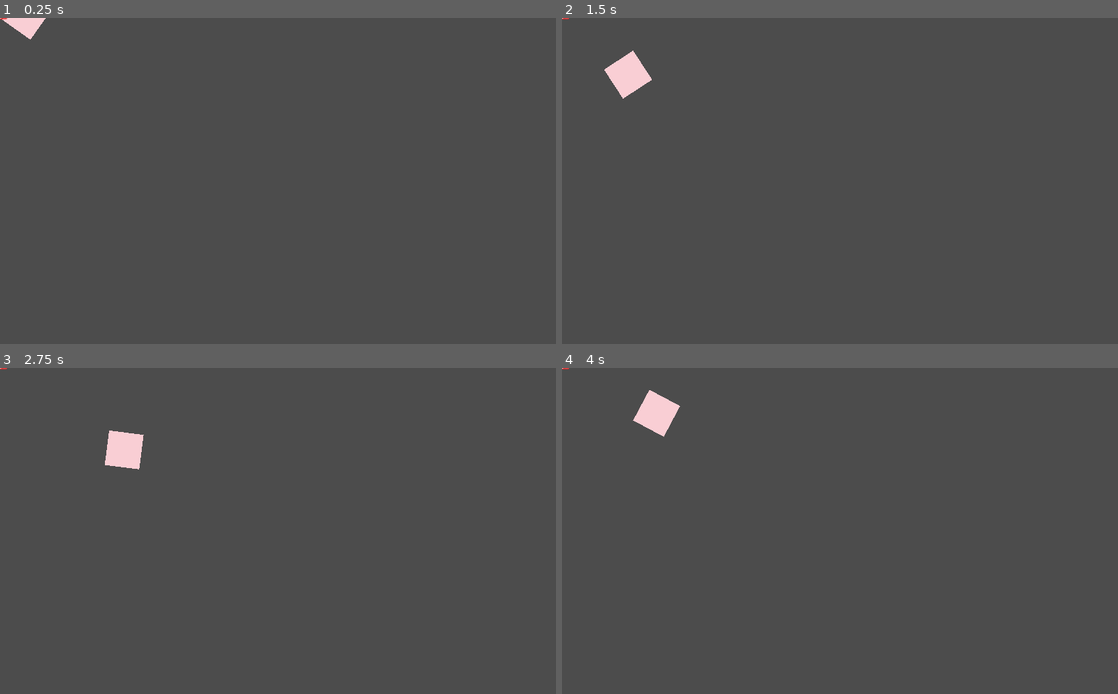
Above: before the commit, frames 1-4 (two rows, left to right).
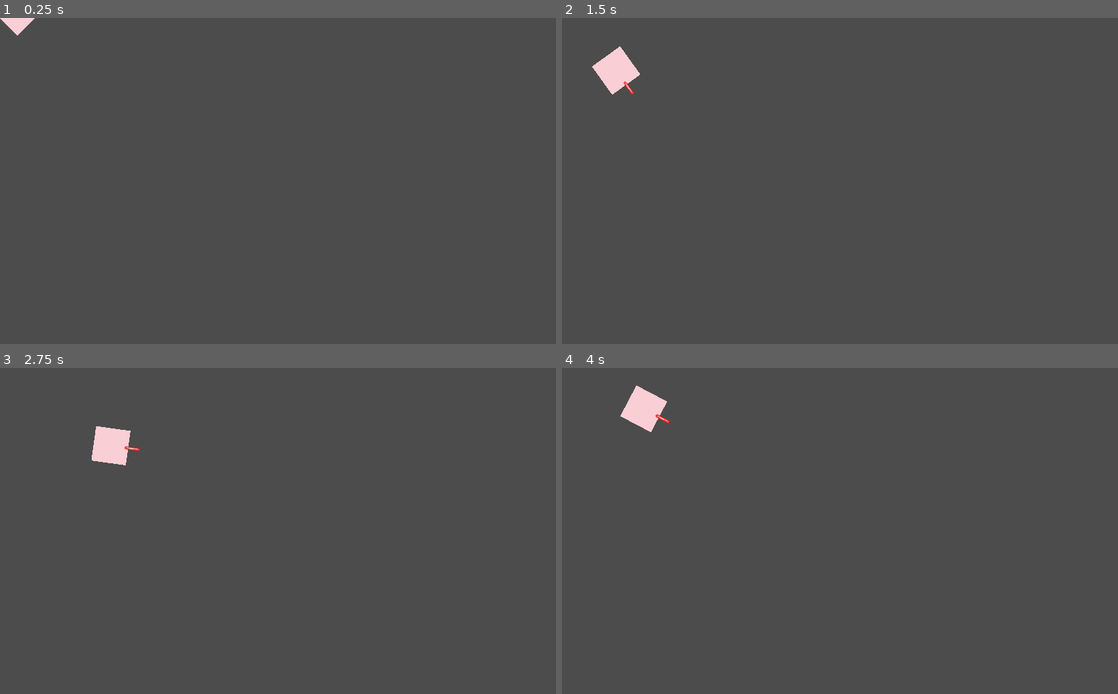
Above: after the commit, the same moments.

Repository: wsuv1/Internal
Game: Godot game, scene res://Scenes/Main.tscn
Same seed, same stepped clock (60 frames per second), same inputs: the game is played once before the commit and once after it. The project has no main scene, so this scene is started directly.
Inputs (mouse positions are in pixels of both pictures, inside the frame that each line leads up to):
- Up to frame 1 (0.25 s): no input
- Up to frame 2 (1.5 s): tap Enter at 0.5 s; move the mouse to (962, 164) at 0.52 s; hold Right (ui_right) 0.53-1.28 s; click (962, 164) at 0.6 s; move the mouse to (728, 197) at 1.27 s; hold Down (ui_down) from 1.28 s (still down); click (728, 197) at 1.35 s
- Up to frame 3 (2.75 s): move the mouse to (333, 459) at 2.02 s; release Down (ui_down) at 2.03 s; hold Right (ui_right) from 2.03 s (still down); click (333, 459) at 2.1 s
- Up to frame 4 (4 s): move the mouse to (812, 596) at 2.77 s; release Right (ui_right) at 2.78 s; hold Up (ui_up) 2.78-3.53 s; click (812, 596) at 2.85 s; move the mouse to (1006, 579) at 3.52 s; hold Left (ui_left) from 3.53 s (still down); click (1006, 579) at 3.6 s

The runs differ from the first frame. In frame 1, 0.2% of the frame differs, in the area x 0-9%, y 0-7%; in frame 2, 0.6%, in the area x 0-17%, y 0-25%; in frame 3, 0.6%; in frame 4, 0.6%.
Error after the commit: Invalid get index 'normalized' (on base: 'Vector2'). Did you mean '.normalized()' or funcref(obj, "normalized") ? (res://Scripts/Player.gd:43)

Commit message:
Bullet Setup

Diff:
--- a/DT2/Scenes/Bullet.tscn
+++ b/DT2/Scenes/Bullet.tscn
@@ -1,11 +1,13 @@
-[gd_scene load_steps=3 format=2]
+[gd_scene load_steps=4 format=2]
 
 [ext_resource path="res://Textures/BulletTemp.png" type="Texture" id=1]
+[ext_resource path="res://Scripts/Bullet.gd" type="Script" id=2]
 
 [sub_resource type="RectangleShape2D" id=1]
 extents = Vector2( 15.0084, 3.36417 )
 
 [node name="Bullet" type="Area2D"]
+script = ExtResource( 2 )
 
 [node name="Sprite" type="Sprite" parent="."]
 texture = ExtResource( 1 )
--- a/DT2/Scenes/Main.tscn
+++ b/DT2/Scenes/Main.tscn
@@ -6,5 +6,4 @@
 [node name="Main" type="Node2D"]
 
 [node name="Player" parent="." instance=ExtResource( 1 )]
-
-[node name="Bullet" parent="." instance=ExtResource( 3 )]
+Bullet = ExtResource( 3 )
--- a/DT2/Scenes/Player.tscn
+++ b/DT2/Scenes/Player.tscn
@@ -1,14 +1,16 @@
-[gd_scene load_steps=4 format=2]
+[gd_scene load_steps=5 format=2]
 
 [ext_resource path="res://Scripts/Player.gd" type="Script" id=1]
 [ext_resource path="res://Textures/pink square.png" type="Texture" id=2]
+[ext_resource path="res://Scenes/Bullet.tscn" type="PackedScene" id=3]
 
 [sub_resource type="RectangleShape2D" id=1]
 extents = Vector2( 32, 32 )
 
 [node name="Player" type="KinematicBody2D"]
-position = Vector2( 56, 40 )
+position = Vector2( 32, 32 )
 script = ExtResource( 1 )
+Bullet = ExtResource( 3 )
 
 [node name="Sprite" type="Sprite" parent="."]
 position = Vector2( 32, 32 )
@@ -18,3 +20,6 @@
 [node name="CollisionShape2D" type="CollisionShape2D" parent="."]
 position = Vector2( 32, 32 )
 shape = SubResource( 1 )
+
+[node name="BulletSpawn" type="Position2D" parent="."]
+position = Vector2( 72, 32 )
--- /dev/null
+++ b/DT2/Scripts/Bullet.gd
@@ -0,0 +1,12 @@
+extends Area2D
+
+
+
+# Called when the node enters the scene tree for the first time.
+func _ready():
+	pass # Replace with function body.
+
+
+# Called every frame. 'delta' is the elapsed time since the previous frame.
+func _process(delta):
+	pass
--- a/DT2/Scripts/Player.gd
+++ b/DT2/Scripts/Player.gd
@@ -2,6 +2,8 @@
 
 
 export var speed = 100
+export var Bullet: PackedScene
+onready var Muzzle = $BulletSpawn
 
 # Called when the node enters the scene tree for the first time.
 func _ready():
@@ -9,6 +11,7 @@
 
 
 # Called every frame. 'delta' is the elapsed time since the previous frame.
+# Player Movement
 func _process(delta):
 	var movement_direction = Vector2.ZERO
 
@@ -26,10 +29,15 @@
 
 	look_at(get_global_mouse_position())
 
+# Calling shoot function
 func _unhandled_input(event):
 	if event.is_action_released("shoot"):
 		shoot()
 
-
+# Gun bullet repetition
 func shoot():
-	print("the player has shot!")
+	var bullet_instance = Bullet.instance()
+	add_child(bullet_instance)
+	bullet_instance.global_position = Muzzle.global_position
+	var target = get_global_mouse_position()
+	var direction_to_mouse = bullet_instance.global_position.direction_to(target).normalized
